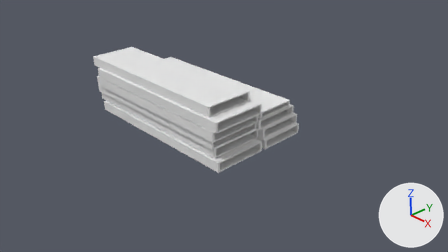
The Blender file Assets/Meshes/Buildings/Other/ScaffoldStack.blend, before and after one commit.
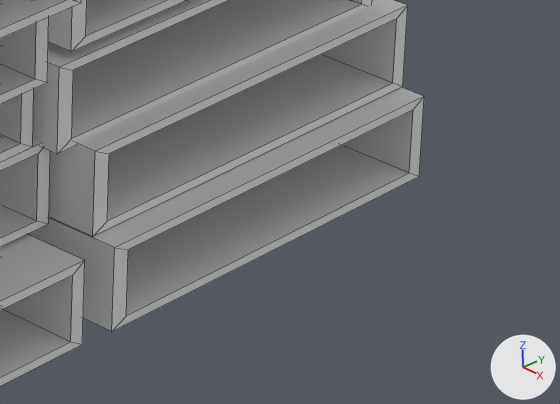
There are two pictures of each version: one from the file's camera 'Camera', one close up on the part from 56% to 70% of the width and 45% to 62% of the height. Arrows for +X, +Y and +Z are at lower right; the lights stay in place. The close-ups show mesh edges as thin lines.
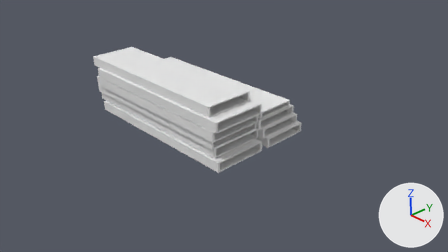
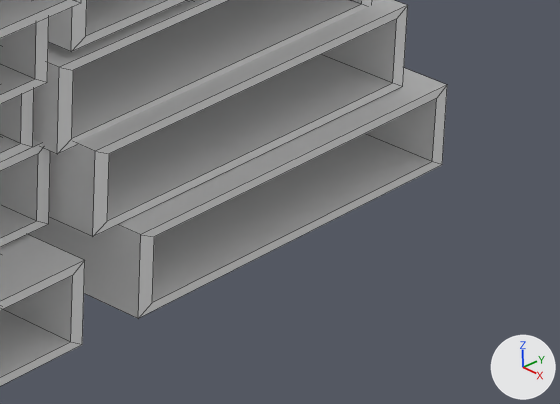
What differs and where, as boxes (x1, y1, x2, y2) in the close-ups (560 x 404 px; the box of a moved part takes in the faces that stretch with it):
'Cube', reshaped: before (0, 0, 424, 386); after (0, 0, 447, 386)
part 1 of me_cube, moved or reshaped: before (28, 87, 424, 331); after (28, 68, 447, 318)

Edits to the bpy script that builds the scene:
```text
Change me_cube:
    where me_cube.from_pydata(...)  # 160 vertices, 160 faces; spans x -3.76..1.02, y -1.06..1.62, z -0.09..1.33
    used by ob_cube; location = (0.0, 0.355, 0.0)
    before: 96 (1.01, 1.62, -0.09) at pixel (419, 176), 97 (1.01, 0.43, -0.09) at pixel (111, 331), 98 (-3.48, 0.43, -0.09), 99 (-3.48, 1.62, -0.09), 100 (1.01, 1.62, 0.15) at pixel (424, 96)
    before: 101 (1.01, 0.43, 0.15) at pixel (114, 247), 102 (-3.48, 0.43, 0.15), 103 (-3.48, 1.62, 0.15), 104 (1.01, 1.58, -0.06) at pixel (409, 173), 105 (1.01, 0.48, -0.06) at pixel (126, 316)
    before: 106 (1.01, 1.58, 0.12) at pixel (413, 109), 107 (1.01, 0.48, 0.12) at pixel (128, 249), 108 (-3.49, 1.58, -0.06), 110 (-3.48, 1.58, 0.12), 111 (-3.49, 0.48, 0.12)
    me_cube part 1
    add for i in [*range(96, 109), 110, 111]: me_cube.vertices[i].co += Vector((0.0, 0.1, 0.0))
```
